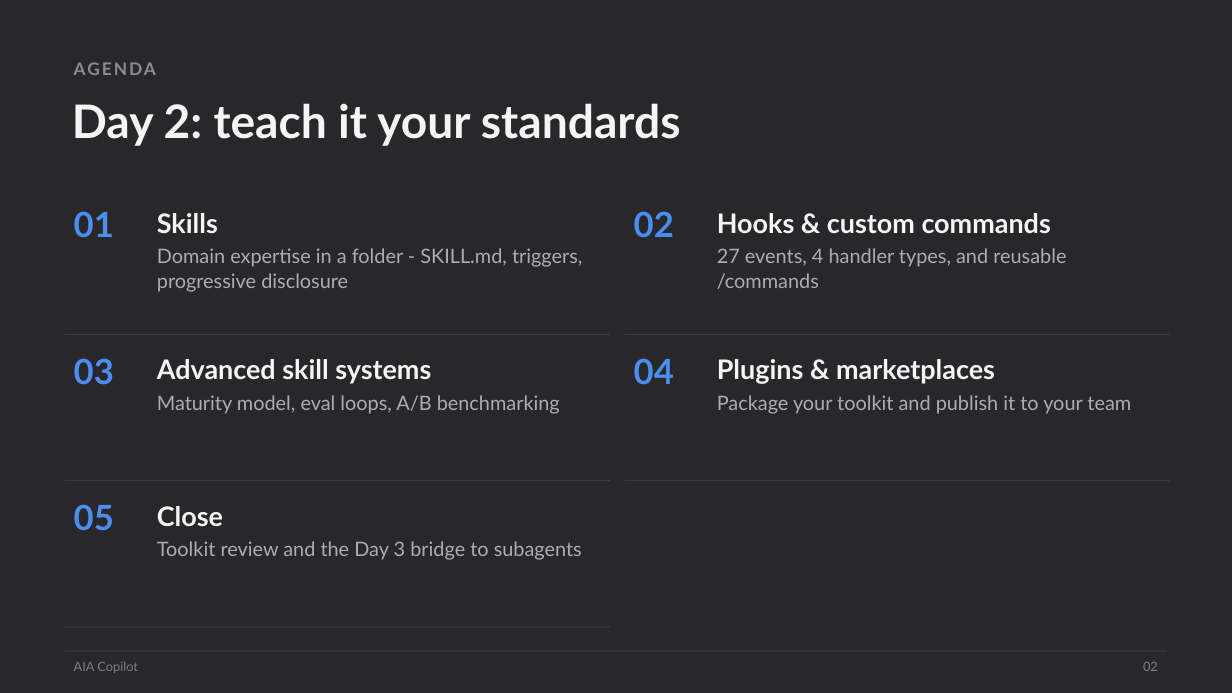
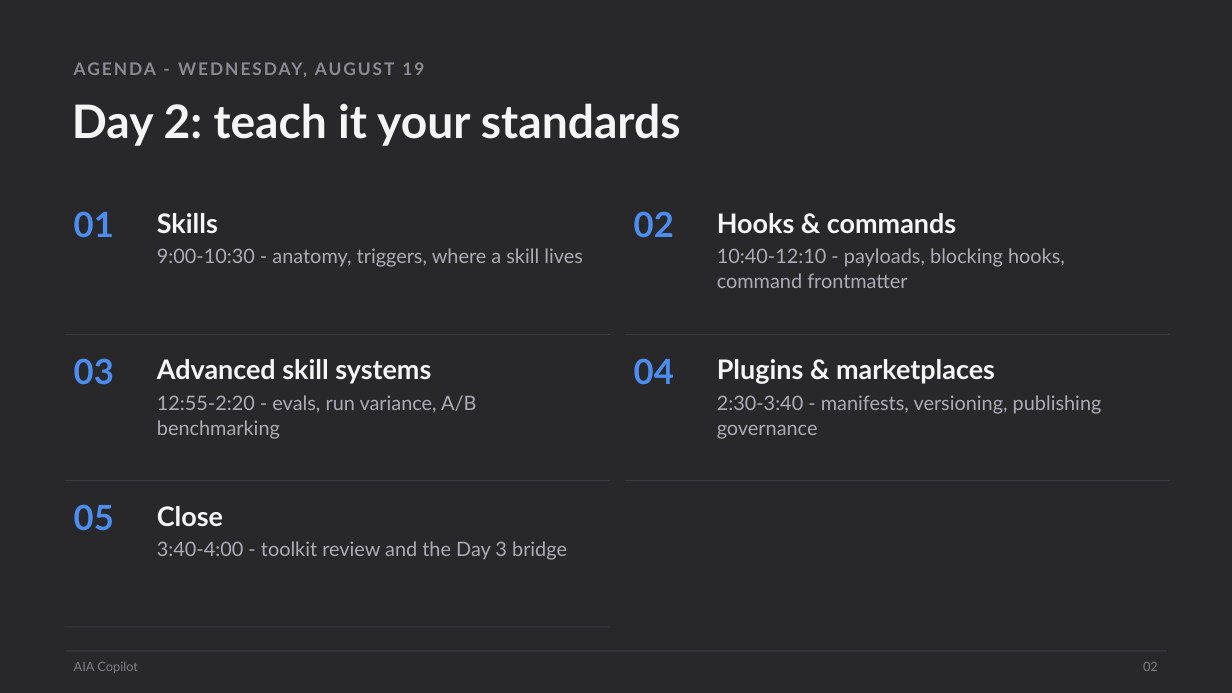
Before and after one commit to scottrhay/AIA-ClaudeCopilot, a slide deck: slide 2 of claude-code-3day/slides/Day2_Claude_Code_Extensions.pptx. Drawn at 1232x693 pixels with LibreOffice and Linux fonts; fonts in the diff are those of the drawing. Boxes give left, top, right and bottom in pixels: in the first picture for what was removed or moved away, otherwise in the second. Text is boxed around its words. In the diff, an @@ line names an element or a change of style, - is before the commit and + after.

```diff
--- a/claude-code-3day/slides/Day2_Claude_Code_Extensions.pptx
+++ b/claude-code-3day/slides/Day2_Claude_Code_Extensions.pptx
@@ text at <box>65,54,1165,85</box>: text changed @@
-AGENDA
+AGENDA - WEDNESDAY, AUGUST 19
@@ text at <box>717,213,1065,288</box>: text changed @@
-Hooks & custom commands
-27 events, 4 handler types, and reusable /commands
+Hooks & commands
+10:40-12:10 - payloads, blocking hooks, command frontmatter
@@ text at <box>157,248,583,267</box>: text changed @@
-Domain expertise in a folder - SKILL.md, triggers, progressive disclosure
+9:00-10:30 - anatomy, triggers, where a skill lives
@@ text at <box>157,395,476,439</box>: text changed @@
-Maturity model, eval loops, A/B benchmarking
+12:55-2:20 - evals, run variance, A/B benchmarking
@@ text at <box>717,395,1102,439</box>: text changed @@
-Package your toolkit and publish it to your team
+2:30-3:40 - manifests, versioning, publishing governance
@@ text at <box>157,541,567,560</box>: text changed @@
-Toolkit review and the Day 3 bridge to subagents
+3:40-4:00 - toolkit review and the Day 3 bridge
```
Also in this commit, not shown: 55 other slides changed, 14 slides added, 4 slides removed, 15 other files.
